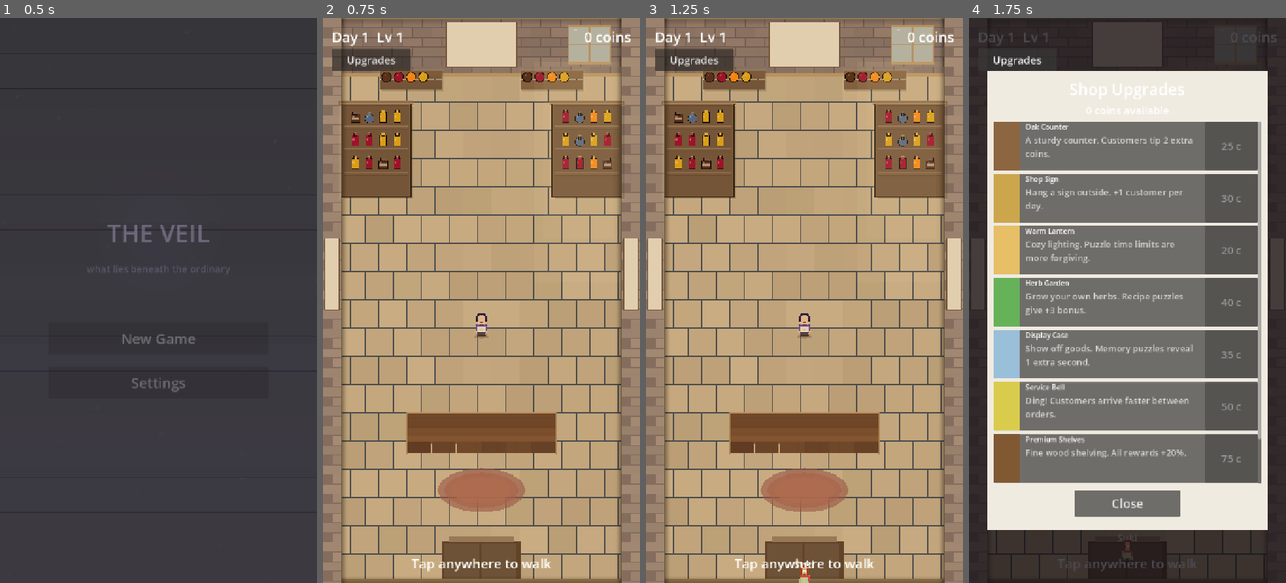
Above: before the commit, frames 1-4 (left to right).
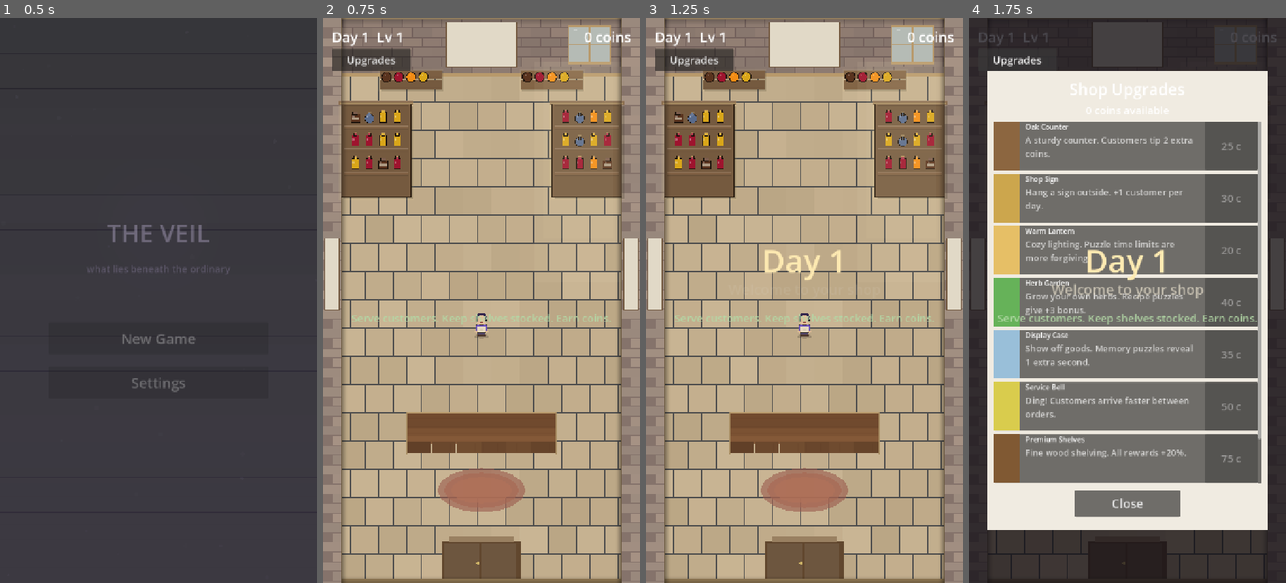
Above: after the commit, the same moments.

Repository: nkongecraig-max/theveil
Game: Godot game, scene res://scenes/main/main_menu.tscn
Two runs of this game, one before a commit and one after it. Both use one fixed random seed, a clock stepped at 60 frames per second and the inputs below.
Inputs:
- Up to frame 1 (0.5 s): no input
- Up to frame 2 (0.75 s): click "New Game" at 0.5 s
- Up to frame 3 (1.25 s): no input
- Up to frame 4 (1.75 s): click "Upgrades" at 1.25 s

Frame 1 is identical in both runs. In frame 2, 0.7% of the frame differs, in the area x 9-91%, y 2-98%; in frame 3, 1.4%; in frame 4, 1.4%, in the area x 9-91%, y 41-98%.
Error after the commit: Invalid call. Nonexistent function 'set_parallel' in base 'PropertyTweener'. (res://scripts/ui/day_intro.gd:91)

Commit message:
Add day intro splash + contextual tutorial hints for Day 1
Day intro overlay: "Day X" splash with subtitle fades in/out before each day.
Day 1 gets extended hold time, welcome message, and gameplay tip.
Tutorial hints: pulsing labeled arrows guide player through first interactions.
"Tap anywhere to walk" → "Tap counter to serve" → "Tap shelves to restock".
Hints auto-dismiss when the player performs the action.
Delayed first customer spawn (3s Day 1, 1.5s after) for breathing room.
Input blocked during intro to prevent accidental taps.

Co-Authored-By: Claude Opus 4.6 <noreply@anthropic.com>

Diff:
--- a/scripts/shop/customer_manager.gd
+++ b/scripts/shop/customer_manager.gd
@@ -103,6 +103,13 @@
 	_streak = 0
 	day_progress.emit(0.0)
 	_spawn_next_customer()
+
+func start_day_delayed(delay: float) -> void:
+	customers_served_today = 0
+	_streak = 0
+	day_progress.emit(0.0)
+	var timer = shop_node.get_tree().create_timer(delay)
+	timer.timeout.connect(_spawn_next_customer)
 
 func get_streak() -> int:
 	return _streak
--- a/scripts/shop/shop.gd
+++ b/scripts/shop/shop.gd
@@ -18,7 +18,9 @@
 var day_night: CanvasModulate = null
 var tap_juice: Node2D = null
 var shelf_stock: Node2D = null
+var day_intro: Control = null
 var coins_earned_today: int = 0
+var _intro_playing: bool = false
 
 # Shelf data
 var shelf_items: Dictionary = {
@@ -65,11 +67,17 @@
 	customer_manager.day_progress.connect(_on_day_progress)
 	Analytics.track_event("scene_entered", {"scene": "shop"})
 	_restore_visual_upgrades()
+	# Hide static tap hint — replaced by contextual Day 1 hints
+	var old_hint = $UI.get_node_or_null("TapHint")
+	if old_hint:
+		old_hint.visible = false
 	print("[Shop] Welcome to your shop. Day %d." % GameManager.current_day)
-	customer_manager.start_day()
+	_start_day_with_intro()
 
 func _input(event: InputEvent) -> void:
-	# Don't process taps if a panel is open
+	# Don't process taps during intro or if a panel is open
+	if _intro_playing:
+		return
 	if inventory_panel.is_open or sorting_puzzle.visible or recipe_puzzle.visible or memory_puzzle.visible or upgrade_shop.is_open:
 		return
 
@@ -83,6 +91,7 @@
 
 	# Priority 1: Did they tap the counter? (and is player close enough?)
 	if counter_zone.has_point(tap_pos):
+		_dismiss_tutorial_hint_for_action("counter")
 		if tap_juice:
 			tap_juice.spawn_tap(tap_pos, Color(0.9, 0.75, 0.4))
 		var dist = player.global_position.distance_to(counter_zone.get_center())
@@ -119,6 +128,7 @@
 			return
 
 	# Priority 3: Nothing special tapped — just walk there
+	_dismiss_tutorial_hint_for_action("walk")
 	if tap_juice:
 		tap_juice.spawn_tap(tap_pos, Color(1.0, 1.0, 1.0, 0.4))
 	player.move_to(tap_pos)
@@ -152,6 +162,13 @@
 	sorting_puzzle.visible = false
 	recipe_puzzle.visible = false
 	memory_puzzle.visible = false
+	# After first puzzle on Day 1 — show shelf restock hint
+	if GameManager.current_day == 1 and day_intro and not day_intro.has_hint("shelf"):
+		var t = get_tree().create_timer(2.0)
+		t.timeout.connect(func():
+			if day_intro:
+				day_intro.show_hint("shelf", "Tap glowing shelves to restock", Vector2(30, 160), "down")
+		)
 
 func _on_puzzle_closed() -> void:
 	pass
@@ -179,6 +196,7 @@
 
 func _on_restock_complete(_shelf_id: String) -> void:
 	_update_hud()
+	_dismiss_tutorial_hint_for_action("shelf")
 	Analytics.track_event("shelf_restocked", {"shelf_id": _shelf_id})
 
 func _on_day_progress(progress: float) -> void:
@@ -186,6 +204,46 @@
 		day_night.set_progress(progress)
 	if progress == 0.0:
 		coins_earned_today = 0
+
+func _start_day_with_intro() -> void:
+	_intro_playing = true
+	if day_intro:
+		day_intro.intro_finished.connect(_on_intro_finished, CONNECT_ONE_SHOT)
+		day_intro.show_day_intro(GameManager.current_day)
+	else:
+		_on_intro_finished()
+
+func _on_intro_finished() -> void:
+	_intro_playing = false
+	# Start the day with a brief delay before first customer
+	customer_manager.start_day_delayed(3.0 if GameManager.current_day == 1 else 1.5)
+	# Show Day 1 tutorial hints
+	if GameManager.current_day == 1 and day_intro:
+		_show_tutorial_hints()
+
+func _show_tutorial_hints() -> void:
+	# Show "walk around" hint first
+	day_intro.show_hint("walk", "Tap anywhere to walk around", Vector2(220, 700), "down")
+	# Counter hint after small delay
+	var t1 = get_tree().create_timer(4.0)
+	t1.timeout.connect(func():
+		if day_intro and not day_intro.has_hint("counter"):
+			day_intro.dismiss_hint("walk")
+			day_intro.show_hint("counter", "Tap the counter to serve customers", Vector2(170, 810), "down")
+	)
+
+func _dismiss_tutorial_hint_for_action(action: String) -> void:
+	if not day_intro:
+		return
+	match action:
+		"walk":
+			day_intro.dismiss_hint("walk")
+		"counter":
+			day_intro.dismiss_hint("counter")
+		"shelf":
+			day_intro.dismiss_hint("shelf")
+		"restock":
+			day_intro.dismiss_hint("restock")
 
 func _on_day_complete() -> void:
 	print("[Shop] All customers served! Day %d complete." % GameManager.current_day)
@@ -272,7 +330,9 @@
 			day_night.snap_to_morning()
 		if shelf_stock:
 			shelf_stock.reset_all()
-		customer_manager.start_day()
+		if day_intro:
+			day_intro.dismiss_all_hints()
+		_start_day_with_intro()
 	)
 
 func _setup_visuals() -> void:
@@ -331,6 +391,13 @@
 	if shelf_stock:
 		shelf_stock.stock_changed.connect(_on_stock_changed)
 		shelf_stock.restock_complete.connect(_on_restock_complete)
+	# Day intro overlay (lives in UI CanvasLayer)
+	day_intro = Control.new()
+	day_intro.name = "DayIntro"
+	day_intro.anchors_preset = Control.PRESET_FULL_RECT
+	day_intro.mouse_filter = Control.MOUSE_FILTER_IGNORE
+	day_intro.set_script(load("res://scripts/ui/day_intro.gd"))
+	$UI.add_child(day_intro)
 
 func _setup_collisions() -> void:
 	var player_shape = RectangleShape2D.new()
--- /dev/null
+++ b/scripts/ui/day_intro.gd
@@ -0,0 +1,206 @@
+extends Control
+
+## DayIntro - Full-screen overlay that shows at the start of each day.
+## Day 1 has special tutorial hints that guide the player.
+## Fades in, holds, fades out, then triggers the day to actually start.
+
+signal intro_finished
+
+var _hints_shown: Dictionary = {}  # Tracks which hints have been dismissed
+var _active_hints: Array[Control] = []
+var _pulse_time: float = 0.0
+
+func show_day_intro(day: int) -> void:
+	visible = true
+	mouse_filter = Control.MOUSE_FILTER_STOP  # Block input during intro
+
+	# Clear any old children
+	for child in get_children():
+		child.queue_free()
+
+	# Dimmer background
+	var dimmer = ColorRect.new()
+	dimmer.name = "Dimmer"
+	dimmer.anchors_preset = Control.PRESET_FULL_RECT
+	dimmer.color = Color(0.06, 0.05, 0.08, 0.85)
+	dimmer.mouse_filter = Control.MOUSE_FILTER_IGNORE
+	add_child(dimmer)
+
+	# Day number - big and bold
+	var day_label = Label.new()
+	day_label.name = "DayNum"
+	day_label.text = "Day %d" % day
+	day_label.add_theme_font_size_override("font_size", 72)
+	day_label.horizontal_alignment = HORIZONTAL_ALIGNMENT_CENTER
+	day_label.vertical_alignment = VERTICAL_ALIGNMENT_CENTER
+	day_label.anchors_preset = Control.PRESET_CENTER
+	day_label.position = Vector2(360 - 200, 500)
+	day_label.size = Vector2(400, 80)
+	day_label.modulate = Color(1.0, 0.92, 0.7)
+	add_child(day_label)
+
+	# Subtitle
+	var subtitle = Label.new()
+	subtitle.name = "Subtitle"
+	if day == 1:
+		subtitle.text = "Welcome to your shop"
+	elif day <= 3:
+		subtitle.text = "Another day, another customer"
+	elif day <= 7:
+		subtitle.text = "Business is picking up"
+	else:
+		subtitle.text = "The regulars are here"
+	subtitle.add_theme_font_size_override("font_size", 32)
+	subtitle.horizontal_alignment = HORIZONTAL_ALIGNMENT_CENTER
+	subtitle.vertical_alignment = VERTICAL_ALIGNMENT_CENTER
+	subtitle.position = Vector2(360 - 250, 590)
+	subtitle.size = Vector2(500, 50)
+	subtitle.modulate = Color(0.85, 0.82, 0.75, 0.8)
+	add_child(subtitle)
+
+	# Tip text for Day 1
+	if day == 1:
+		var tip = Label.new()
+		tip.name = "Tip"
+		tip.text = "Serve customers. Keep shelves stocked. Earn coins."
+		tip.add_theme_font_size_override("font_size", 24)
+		tip.horizontal_alignment = HORIZONTAL_ALIGNMENT_CENTER
+		tip.vertical_alignment = VERTICAL_ALIGNMENT_CENTER
+		tip.position = Vector2(360 - 300, 660)
+		tip.size = Vector2(600, 40)
+		tip.modulate = Color(0.7, 0.85, 0.65, 0.9)
+		add_child(tip)
+
+	# Animate in
+	dimmer.modulate.a = 0.0
+	day_label.modulate.a = 0.0
+	subtitle.modulate.a = 0.0
+	day_label.scale = Vector2(0.6, 0.6)
+	day_label.pivot_offset = day_label.size / 2
+
+	var tween = create_tween()
+	tween.set_parallel(true)
+	tween.tween_property(dimmer, "modulate:a", 1.0, 0.4)
+	tween.tween_property(day_label, "modulate:a", 1.0, 0.5).set_delay(0.2)
+	tween.tween_property(day_label, "scale", Vector2(1.0, 1.0), 0.4).set_delay(0.2).set_ease(Tween.EASE_OUT).set_trans(Tween.TRANS_BACK)
+	tween.tween_property(subtitle, "modulate:a", 0.8, 0.4).set_delay(0.6)
+
+	# Hold for 2 seconds, then fade out
+	var hold_time = 2.5 if day == 1 else 1.8
+	tween.chain().tween_interval(hold_time)
+	tween.chain().tween_property(dimmer, "modulate:a", 0.0, 0.4).set_parallel(true)
+	tween.chain().tween_property(day_label, "modulate:a", 0.0, 0.3).set_parallel(true)
+	tween.chain().tween_property(subtitle, "modulate:a", 0.0, 0.3).set_parallel(true)
+	tween.chain().tween_callback(func():
+		visible = false
+		mouse_filter = Control.MOUSE_FILTER_IGNORE
+		intro_finished.emit()
+	)
+
+## --- Contextual hint system (Day 1 only) ---
+
+func show_hint(hint_id: String, text: String, world_pos: Vector2, arrow_dir: String = "down") -> void:
+	if hint_id in _hints_shown:
+		return
+	var hint = _create_hint_bubble(text, world_pos, arrow_dir)
+	hint.set_meta("hint_id", hint_id)
+	_active_hints.append(hint)
+	get_parent().add_child(hint)  # Add to UI layer
+	# Fade in
+	hint.modulate.a = 0.0
+	hint.scale = Vector2(0.7, 0.7)
+	hint.pivot_offset = hint.size / 2
+	var tween = create_tween()
+	tween.set_parallel(true)
+	tween.tween_property(hint, "modulate:a", 1.0, 0.3)
+	tween.tween_property(hint, "scale", Vector2(1.0, 1.0), 0.25).set_ease(Tween.EASE_OUT).set_trans(Tween.TRANS_BACK)
+
+func dismiss_hint(hint_id: String) -> void:
+	_hints_shown[hint_id] = true
+	for hint in _active_hints:
+		if hint.get_meta("hint_id", "") == hint_id:
+			var tween = create_tween()
+			tween.tween_property(hint, "modulate:a", 0.0, 0.25)
+			tween.tween_callback(func():
+				_active_hints.erase(hint)
+				hint.queue_free()
+			)
+			return
+
+func dismiss_all_hints() -> void:
+	for hint in _active_hints:
+		hint.queue_free()
+	_active_hints.clear()
+
+func has_hint(hint_id: String) -> bool:
+	return hint_id in _hints_shown
+
+func _create_hint_bubble(text: String, pos: Vector2, arrow_dir: String) -> Control:
+	var container = Control.new()
+	container.position = pos
+	container.size = Vector2(280, 60)
+	container.mouse_filter = Control.MOUSE_FILTER_IGNORE
+
+	# Background panel
+	var bg = ColorRect.new()
+	bg.position = Vector2(0, 0)
+	bg.size = Vector2(280, 60)
+	bg.color = Color(0.12, 0.1, 0.15, 0.9)
+	bg.mouse_filter = Control.MOUSE_FILTER_IGNORE
+	container.add_child(bg)
+
+	# Accent border top
+	var accent = ColorRect.new()
+	accent.position = Vector2(0, 0)
+	accent.size = Vector2(280, 3)
+	accent.color = Color(1.0, 0.75, 0.2)
+	accent.mouse_filter = Control.MOUSE_FILTER_IGNORE
+	container.add_child(accent)
+
+	# Text
+	var label = Label.new()
+	label.text = text
+	label.add_theme_font_size_override("font_size", 22)
+	label.horizontal_alignment = HORIZONTAL_ALIGNMENT_CENTER
+	label.vertical_alignment = VERTICAL_ALIGNMENT_CENTER
+	label.position = Vector2(10, 8)
+	label.size = Vector2(260, 44)
+	label.autowrap_mode = TextServer.AUTOWRAP_WORD
+	label.modulate = Color(1.0, 0.95, 0.8)
+	label.mouse_filter = Control.MOUSE_FILTER_IGNORE
+	container.add_child(label)
+
+	# Arrow indicator
+	var arrow = Label.new()
+	arrow.add_theme_font_size_override("font_size", 28)
+	arrow.horizontal_alignment = HORIZONTAL_ALIGNMENT_CENTER
+	arrow.mouse_filter = Control.MOUSE_FILTER_IGNORE
+	arrow.modulate = Color(1.0, 0.75, 0.2)
+	match arrow_dir:
+		"down":
+			arrow.text = "v"
+			arrow.position = Vector2(120, 58)
+			arrow.size = Vector2(40, 30)
+		"up":
+			arrow.text = "^"
+			arrow.position = Vector2(120, -28)
+			arrow.size = Vector2(40, 30)
+		"left":
+			arrow.text = "<"
+			arrow.position = Vector2(-20, 15)
+			arrow.size = Vector2(30, 30)
+		"right":
+			arrow.text = ">"
+			arrow.position = Vector2(278, 15)
+			arrow.size = Vector2(30, 30)
+	container.add_child(arrow)
+
+	return container
+
+func _process(delta: float) -> void:
+	_pulse_time += delta
+	# Gentle pulse on active hints
+	for hint in _active_hints:
+		if is_instance_valid(hint):
+			var pulse = 0.85 + 0.15 * sin(_pulse_time * 2.5)
+			hint.modulate.a = pulse
